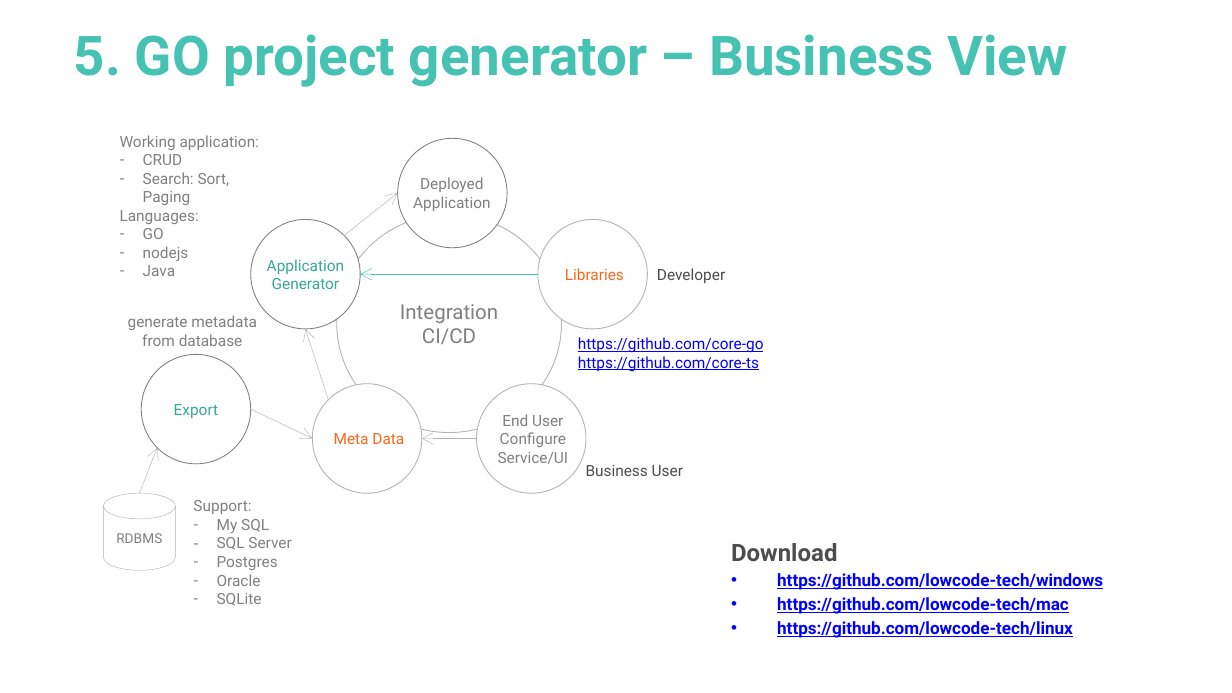
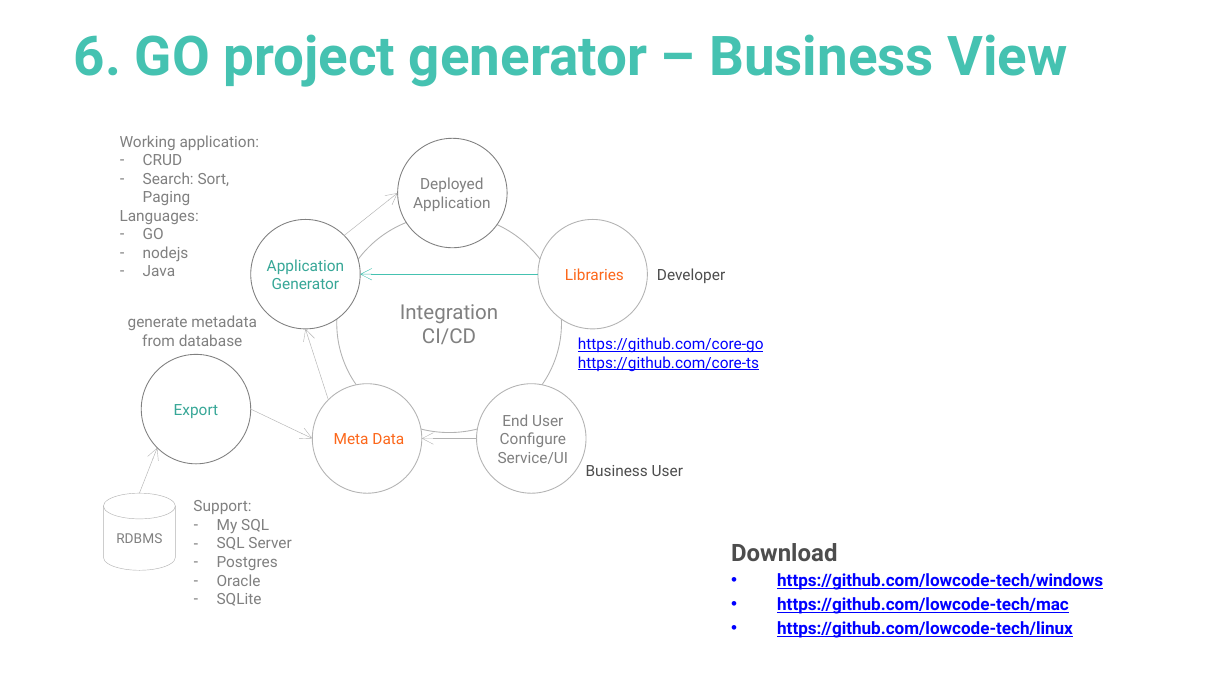
Before and after one commit to go-tutorials/overview, a slide deck: slide 28 of go-tutorial.pptx (slide 26 before the commit). Drawn at 1232x693 pixels with LibreOffice and Linux fonts; fonts in the diff are those of the drawing. Boxes give left, top, right and bottom in pixels: in the first picture for what was removed or moved away, otherwise in the second. Text is boxed around its words. In the diff, an @@ line names an element or a change of style, - is before the commit and + after.

```diff
--- a/go-tutorial.pptx
+++ b/go-tutorial.pptx
@@ title at (x1=74, y1=34, x2=1068, y2=87): text changed @@
-5. GO project generator – Business View
+6. GO project generator – Business View
```
Also in this commit, not shown: 5 other slides changed, 2 slides added, 1 other file.
